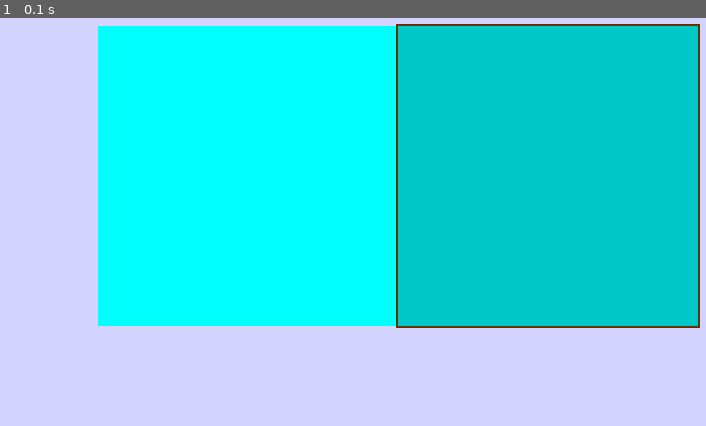
Above: before the commit, frame 1.
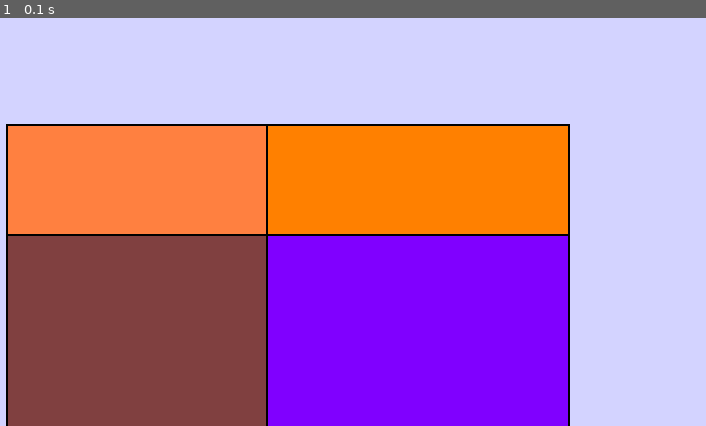
Above: after the commit, the same moment.

Repository: austinlopez/Python-Quiz
Game: pygame game, started from Pygame Quiz/Pygame_Quiz.py
Same seed, same stepped clock (60 frames per second), same inputs: the game is played once before the commit and once after it.
Inputs:
- Up to frame 1 (0.1 s): no input

The runs differ from the first frame. In frame 1, 89% of the frame differs, in the area x 0-100%, y 1-100%.

Commit message:
Finished QuestionReader to return questions and answers from a file.

Diff:
--- a/Pygame Quiz/Pygame_Quiz.py
+++ b/Pygame Quiz/Pygame_Quiz.py
@@ -2,6 +2,8 @@
 import pygame, sys, random, time, csv, pygame.color
 from pygame.locals import *
 from threading import Timer
+
+import QuestionReader
 
 pygame.init()
 
@@ -76,7 +78,7 @@
             self.piece2 = pygame.draw.rect(screen,self.color,[self.x,self.y,self.width,self.height])
 
     def pointInBlock(self, x, y):
-        if ((self.x1 < x < (self.x1 + self.width)) & (self.y1 < y < (self.y1 + self.height))):
+        if ((self.x < x < (self.x + self.width)) & (self.y < y < (self.y + self.height))):
             print("That is in: Block ",self.name)
             return True
 
@@ -91,13 +93,24 @@
 
         self.rect = Block(self.answerName, color,x,y, 300, 300,bgColor)#, [255,0,0])
 
+    def createAnswerBlock(self,answers):
+        answer1 = Block('answer1',[255,128,64],10,300,250,100,[0,0,0])
+        answer2 = Block('answer1',[255,128,0],270,300,250,100,[0,0,0])
+        answer3 = Block('answer1',[128,64,64],10,410,250,100,[0,0,0])
+        answer4 = Block('answer1',[128,0,255],270,410,250,100,[0,0,0])
+        answer1.draw(self.screen)
+        answer2.draw(self.screen)
+        answer3.draw(self.screen)
+        answer4.draw(self.screen)
+
     def draw(self):
         self.rect.draw(self.screen)
 
 
 class Question():
 
-    def __init__(self, topic, question, answers, correctAnswer):
+    def __init__(self, screen, topic, question, answers, correctAnswer):
+        self.screen = screen
         self.topic = topic
         self.question = question
         self.answers = answers
@@ -105,10 +118,48 @@
 
         self.answerBlocks = {}
 
-    def createAnswers(self, answers):
+        #print(topic,question,answers,correctAnswer)
+
+    def createAnswers(self):
         answerNum = 0
-        for answer in answers:
-            self.answerBlocks.append()
+        for answer in self.answers:
+            if answerNum == 0:
+                self.answerBlocks[answerNum] = Answers(self.screen, answer, 10,300,250,100, [255,128,64], [0,0,0])
+            if answerNum == 1:
+                self.answerBlocks[answerNum] = Answers(self.screen, answer, 270,300,250,100, [255,128,0], [0,0,0])
+            if answerNum == 2:
+                self.answerBlocks[answerNum] = Answers(self.screen, answer, 10,410,250,100, [128,64,64], [0,0,0])
+            if answerNum == 3:
+                self.answerBlocks[answerNum] = Answers(self.screen, answer, 270,410,250,100,[128,0,255], [0,0,0])
+            #self.answerBlocks[answerNum] = Answers(self.screen, answer, 100,100,100,100,[0,0,0],[0,0,0])
+            #self.answerBlocks[answerNum].createAnswerBlock(self.answers)
+            self.answerBlocks[answerNum].draw()
+            answerNum += 1
+
+
+class Quiz():
+
+    def __init__(self, screen, source):
+        self.screen = screen
+        quiz = QuestionReader.getQuestionAndAnswers('.\data','\questions.txt')
+        self.questions = quiz[0]
+        self.answerKey = quiz[1]
+        #print(self.questions)
+        #print(self.answerKey)
+        self.answerNum = {}
+        questionNum = 0
+        for questionName in self.questions:
+            self.answerNum[questionNum] = questionName
+            questionNum += 1
+
+    def selectRandomQuestion(self):
+        self.currentQuestion = self.answerNum[random.randint(0,len(self.answerNum))]
+        print(self.currentQuestion)
+        #return self.currentQuestion
+
+    def initializeQuestion(self):
+        self.currentQuestion = Question(self.screen, 'Something', self.currentQuestion, self.questions[self.currentQuestion],self.answerKey[self.currentQuestion])
+        self.currentQuestion.createAnswers()
 
 """
     Main Game Code
@@ -122,10 +173,14 @@
 
     screen.fill(BG_COLOR)
 
-    answer1 = Answers(screen,"lol idk",100,200,150,50,[0,255,255])
-    answer1.draw()
-    answer2 = Answers(screen,"another one",400,200,150,50,[0,200,200],[100,50,0])
-    answer2.draw()
+    currentQuiz = Quiz(screen, 'Question.txt')
+    currentQuiz.selectRandomQuestion()
+    currentQuiz.initializeQuestion()
+
+    #answer1 = Answers(screen,"lol idk",100,200,150,50,[0,255,255])
+    #answer1.draw()
+    #answer2 = Answers(screen,"another one",400,200,150,50,[0,200,200],[100,50,0])
+    #answer2.draw()
 
     while True:
         #screen.fill(BG_COLOR)
@@ -133,8 +188,8 @@
             if event.type == pygame.MOUSEBUTTONDOWN:
                 pos = pygame.mouse.get_pos()
                 print(pos)
-                answer1.rect.pointInBlock(pos[0],pos[1])
-                answer2.rect.pointInBlock(pos[0],pos[1])
+                #answer1.rect.pointInBlock(pos[0],pos[1])
+                #answer2.rect.pointInBlock(pos[0],pos[1])
 
             if event.type == pygame.QUIT:
                 pygame.quit(); sys.exit()
--- a/Pygame Quiz/QuestionReader.py
+++ b/Pygame Quiz/QuestionReader.py
@@ -1,27 +1,29 @@
 
-import pygame, sys, os, csv
-
-
-
-
+import sys, os, csv
 
 def getQuestionAndAnswers(source,fileName):
     questions = {}
+    answers = {}
     answerFinal = []
     with open(source+fileName,newline='') as csvfile:
         seperateQuestions = csv.reader(csvfile,delimiter=':',quotechar='"')
         for row in seperateQuestions:
             questions[row[0]] = row[1]
+            answers[row[0]] = row[2]
     for question in questions:
-        answerTemp = []
-        seperateAnswers = csv.reader(question,delimiter=',',quotechar='"')
-        #print(seperateAnswers[0])
-        for answer in seperateAnswers:
-            print(answer)
+        answerForQuestion = questions[question].split(',')
+        answerFinal.append(answerForQuestion)
+        questions[question] = answerForQuestion
+        #print('answerTemp:',answerTemp)
+        #seperateAnswers = csv.reader(questions[question],delimiter=',',quotechar='"')
+        #print(seperateAnswers)
+        #for answer in seperateAnswers:
+        #    print(answer)
         #    answerTemp.append(answer)
         #    print(answerTemp)
-        #print(question)
-    print()
+    #print(questions)
+    #print(answers)
+    return (questions, answers)
 
-
-getQuestionAndAnswers('.\data','\questions.txt')
+#something = getQuestionAndAnswers('.\data','\questions.txt')
+#print(something)
--- a/Pygame Quiz/data/questions.txt
+++ b/Pygame Quiz/data/questions.txt
@@ -1,15 +1,15 @@
-"Question 1": {"Answer 1", "Answer 2", "Answer 3", "Answer 4"}
-"Question 2": {"Answer 1", "Answer 2", "Answer 3", "Answer 4"}
-"Question 3": {"Answer 1", "Answer 2", "Answer 3", "Answer 4"}
-"Question 4": {"Answer 1", "Answer 2", "Answer 3", "Answer 4"}
-"Question 5": {"Answer 1", "Answer 2", "Answer 3", "Answer 4"}
-"Question 6": {"Answer 1", "Answer 2", "Answer 3", "Answer 4"}
-"Question 7": {"Answer 1", "Answer 2", "Answer 3", "Answer 4"}
-"Question 8": {"Answer 1", "Answer 2", "Answer 3", "Answer 4"}
-"Question 9": {"Answer 1", "Answer 2", "Answer 3", "Answer 4"}
-"Question 10": {"Answer 1", "Answer 2", "Answer 3", "Answer 4"}
-"Question 11": {"Answer 1", "Answer 2", "Answer 3", "Answer 4"}
-"Question 12": {"Answer 1", "Answer 2", "Answer 3", "Answer 4"}
-"Question 13": {"Answer 1", "Answer 2", "Answer 3", "Answer 4"}
-"Question 14": {"Answer 1", "Answer 2", "Answer 3", "Answer 4"}
-"Question 15": {"Answer 1", "Answer 2", "Answer 3", "Answer 4"}
+"Question 1":Answer 1,Answer 2,Answer 3,Answer 4:1
+"Question 2":Answer 1,Answer 2,Answer 3,Answer 4:2
+"Question 3":Answer 1,Answer 2,Answer 3,Answer 4:3
+"Question 4":Answer 1,Answer 2,Answer 3,Answer 4:4
+"Question 5":Answer 1,Answer 2,Answer 3,Answer 4:1
+"Question 6":Answer 1,Answer 2,Answer 3,Answer 4:2
+"Question 7":Answer 1,Answer 2,Answer 3,Answer 4:3
+"Question 8":Answer 1,Answer 2,Answer 3,Answer 4:4
+"Question 9":Answer 1,Answer 2,Answer 3,Answer 4:1
+"Question 10":Answer 1,Answer 2,Answer 3,Answer 4:2
+"Question 11":Answer 1,Answer 2,Answer 3,Answer 4:3
+"Question 12":Answer 1,Answer 2,Answer 3,Answer 4:4
+"Question 13":Answer 1,Answer 2,Answer 3,Answer 4:1
+"Question 14":Answer 1,Answer 2,Answer 3,Answer 4:2
+"Question 15":Answer 1,Answer 2,Answer 3,Answer 4:3
Not shown, changed: Pygame Quiz/Pygame Quiz.pyproj
